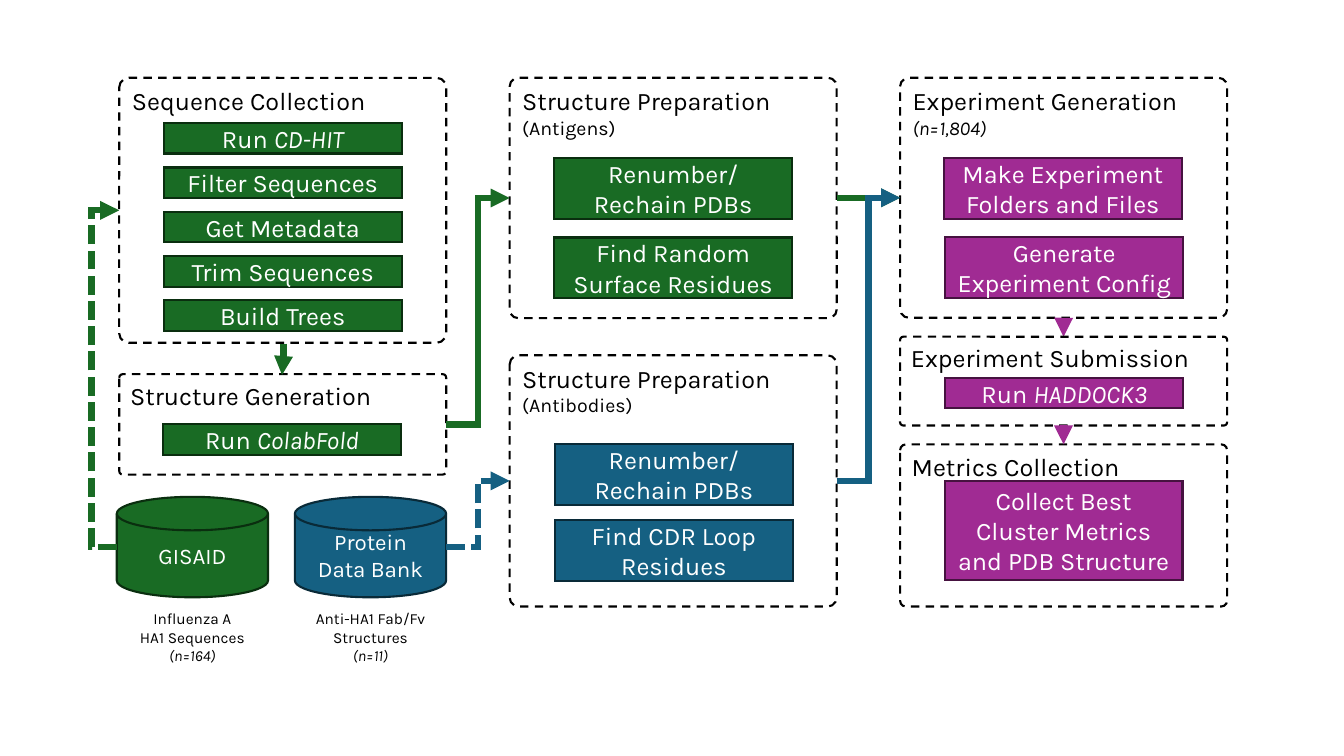
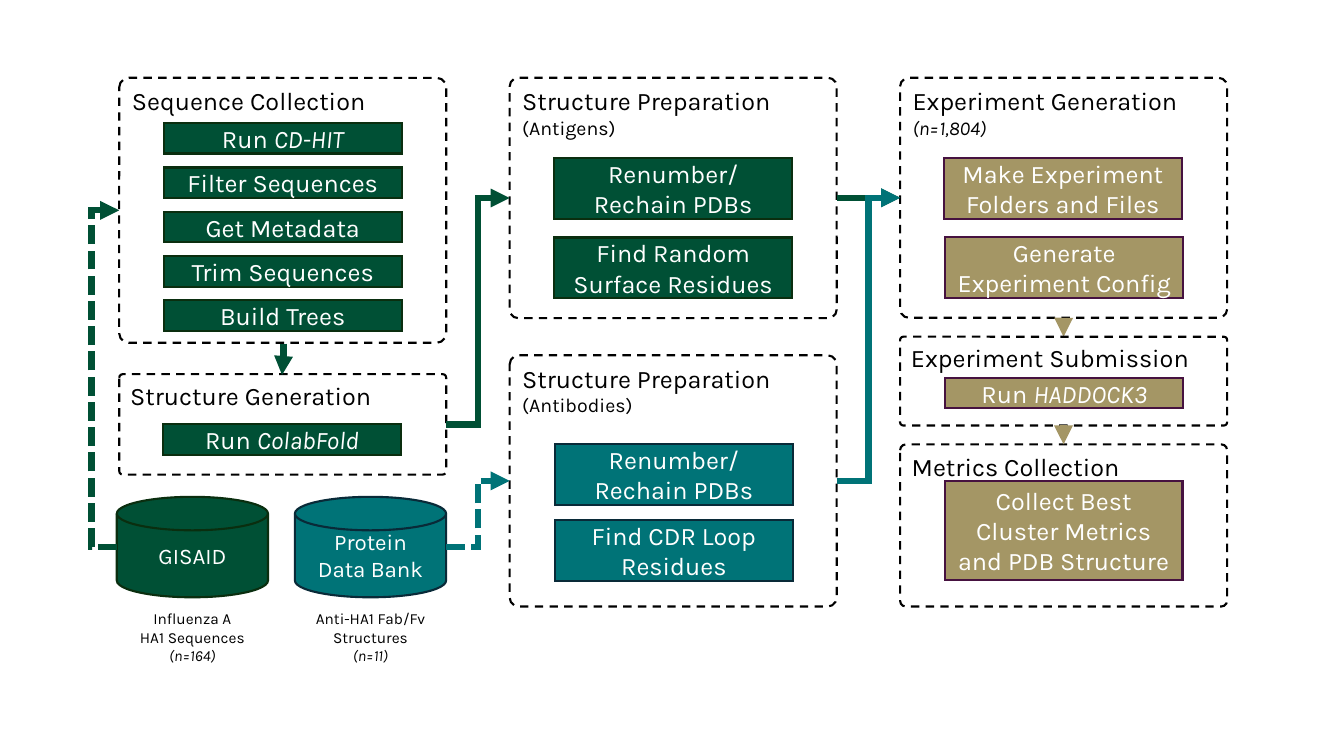
Before and after one commit to colbyford/Influenza_H5-Antibody_Predictions, a slide deck: slide 1 of figures/Workflow.pptx. Drawn at 1344x756 pixels with LibreOffice and Linux fonts; fonts in the diff are those of the drawing. Boxes give left, top, right and bottom in pixels: in the first picture for what was removed or moved away, otherwise in the second. Text is boxed around its words. In the diff, an @@ line names an element or a change of style, - is before the commit and + after.

```diff
--- a/figures/Workflow.pptx
+++ b/figures/Workflow.pptx
@@ elbow arrow (447, 424) - (510, 198): stroke #196B24 4.5 pt to #005035 4.5 pt @@
@@ elbow arrow (837, 198) - (900, 198): stroke #A02B93 4.5 pt to #A49665 4.5 pt @@
@@ elbow arrow (837, 481) - (900, 198): stroke #A02B93 4.5 pt to #A49665 4.5 pt @@
@@ elbow arrow (117, 547) - (119, 211): stroke #196B24 4.5 pt dashed to #005035 4.5 pt dashed @@
@@ fill #196B24 to #005035 in 9 elements at bbox=[117, 497, 268, 598], bbox=[164, 212, 402, 242], bbox=[164, 123, 402, 153], bbox=[164, 167, 402, 198], bbox=[164, 256, 402, 286], bbox=[163, 424, 401, 455], bbox=[555, 158, 792, 219], bbox=[555, 238, 792, 298], bbox=[164, 300, 402, 331] @@
@@ elbow arrow (1064, 318) - (1064, 337): stroke #A02B93 4.5 pt to #A49665 4.5 pt @@
@@ elbow arrow (283, 344) - (282, 375): stroke #196B24 4.5 pt to #005035 4.5 pt @@
@@ fill #A02B93 to #A49665 in 4 elements at bbox=[945, 158, 1183, 219], bbox=[946, 237, 1184, 297], bbox=[945, 481, 1183, 581], bbox=[946, 378, 1184, 408] @@
@@ elbow arrow (1064, 425) - (1064, 445): stroke #A02B93 4.5 pt to #A49665 4.5 pt @@
@@ elbow arrow (447, 547) - (510, 481): stroke #156082 4.5 pt dashed to #007377 4.5 pt dashed @@
@@ fill #156082 to #007377 in 3 elements at bbox=[295, 497, 447, 598], bbox=[556, 445, 793, 505], bbox=[556, 520, 793, 581] @@
```
Also in this commit, not shown: 2 other files.
